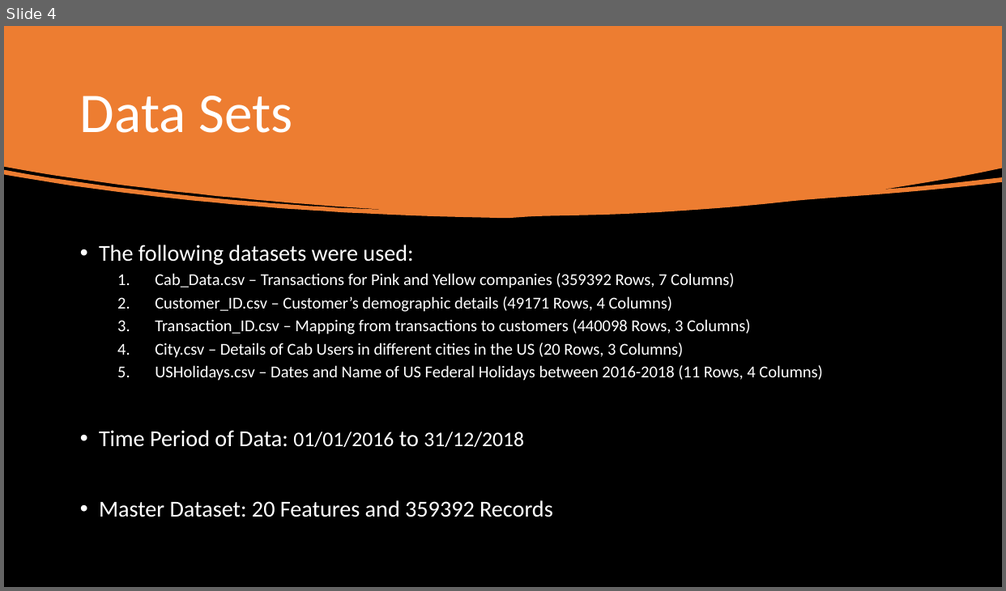
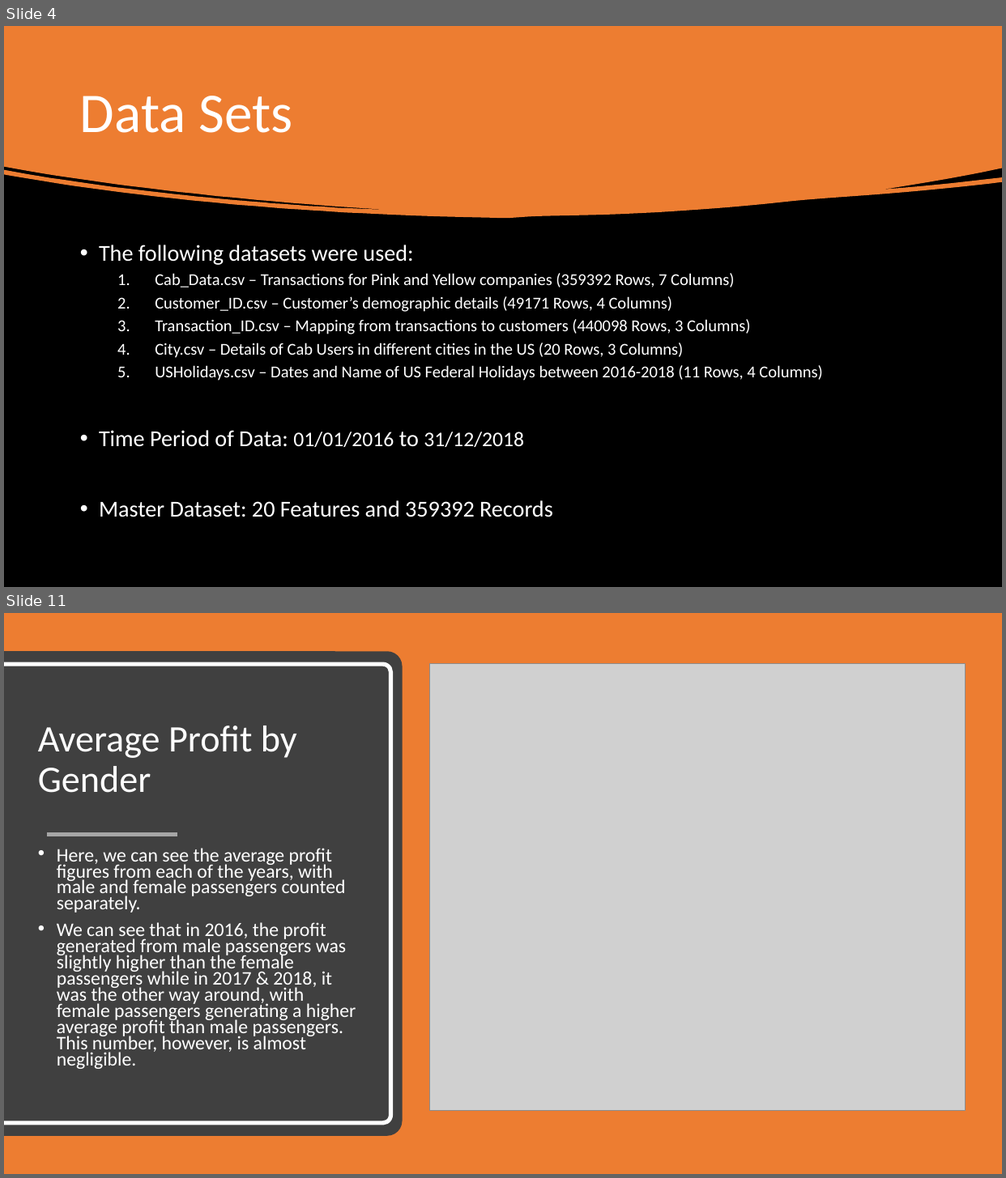
Before and after one commit to udbhavbalaji/G2M-Cab-Investment, a slide deck: G2M-Case Study.pptx. Shown one above the other, each under a label of ours: slide 4 before the commit, slides 4 and 11 after it; the slides between them are not shown. The pictures are 1006x591 and 1006x1178 pixels, drawn with LibreOffice and Linux fonts; fonts in the diff are those of the drawing; grey boxes stand for pictures. Boxes give left, top, right and bottom in pixels: in the first picture for what was removed or moved away, otherwise in the second. Text is boxed around its words. In the diff, an @@ line names an element or a change of style, - is before the commit and + after.

```diff
--- a/G2M-Case Study.pptx
+++ b/G2M-Case Study.pptx
@@ slide 11 added at [4, 613, 1002, 1174], background #ED7D31 @@
@@ round same rect added at [4, 651, 403, 1136], fill #404040 @@
@@ round same rect added at [4, 664, 390, 1123], outline #FFFFFF 4 pt @@
@@ picture added at [430, 664, 965, 1111] @@
@@ title added at [38, 726, 297, 793], 36 pt, text #FFFFFF @@
+Average Profit by Gender
@@ line added from (47, 835) to (177, 835), #A6A6A6 4 pt @@
@@ text added at [57, 848, 356, 1069], 18.5 pt, text #FFFFFF @@
+• Here, we can see the average profit figures from each of the years, with male and female passengers counted separately.
+• We can see that in 2016, the profit generated from male passengers was slightly higher than the female passengers while in 2017 & 2018, it was the other way around, with female passengers generating a higher average profit than male passengers. This number, however, is almost negligible.
```
Also in this commit, not shown: 4 slides changed, 9 other slides added, 1 slide removed, 2 other files.
